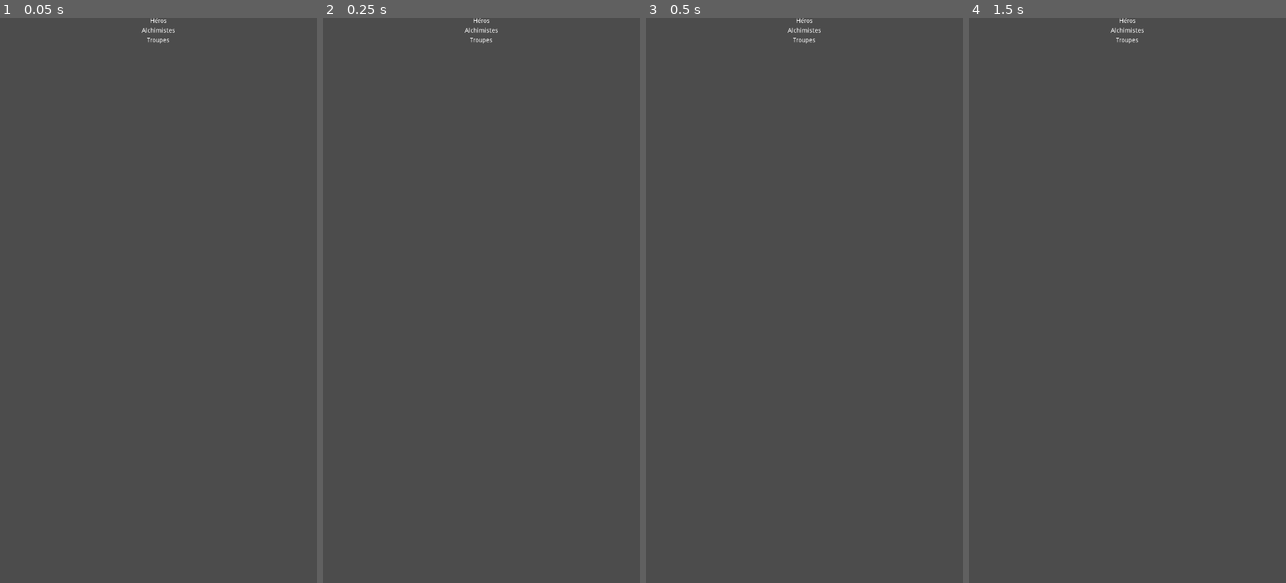
Above: before the commit, frames 1-4 (left to right).
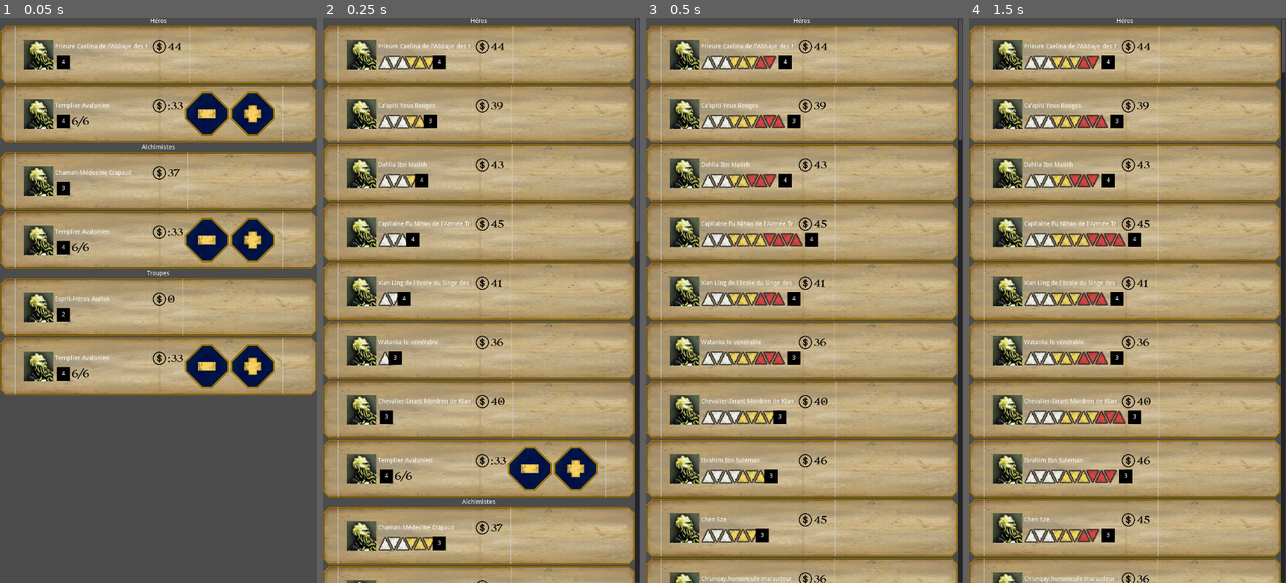
Above: after the commit, the same moments.

Repository: ThomasBouet/Architekt
Game: Godot game, scene res://components/ListProfils.tscn
Two runs of this game, one before a commit and one after it. Both use one fixed random seed, a clock stepped at 60 frames per second and the inputs below.
Inputs:
- Up to frame 1 (0.05 s): no input
- Up to frame 2 (0.25 s): no input
- Up to frame 3 (0.5 s): no input
- Up to frame 4 (1.5 s): no input

The runs differ from the first frame. In frame 1, 60% of the frame differs, in the area x 0-100%, y 1-67%; in frame 2, 93%; in frame 3, 94%; in frame 4, 94%, in the area x 0-100%, y 0-100%.
Error before the commit: Unable to iterate on object of type 'Object'. (res://components/ListProfils.gd:39)

Commit message:
finish health bar and card scripting

Diff:
--- a/components/Carte.gd
+++ b/components/Carte.gd
@@ -1,18 +1,107 @@
 extends PanelContainer
 
 
-# Declare member variables here. Examples:
-# var a = 2
-# var b = "text"
-
+var bodyVisible = false;
+var maxNumber = 0;
+var imgName;
+var shouldInverse = false;
 
 # Called when the node enters the scene tree for the first time.
 func _ready():
 	pass # Replace with function body.
 
-func _setup():
+func _setup(profil, canAdd):
+	# configure the header of the card display
+	# upper part
+	$"MarginContainer/VBoxContainer/Header/PanelContainer/HBoxContainer/BriefSummary/UpperPart/Name".text = profil["Nom"];
+	$"MarginContainer/VBoxContainer/Header/PanelContainer/HBoxContainer/BriefSummary/UpperPart/Cost".text = profil["Cout"];
+	# lower part
+	$"MarginContainer/VBoxContainer/Header/PanelContainer/HBoxContainer/BriefSummary/LowerPart/PA/Label".text = profil["PA"];
+	$"MarginContainer/VBoxContainer/Header/PanelContainer/HBoxContainer/BriefSummary/LowerPart/Number".text = "";
+
+	# display the correct triangle
+	var health = profil["Vie"].split("/");
+	call_deferred("_init_healthBar", health);
+
+	# hide or not the button
+	maxNumber = int(profil["Max"]);
+	if (!canAdd || maxNumber == 0):
+		$"MarginContainer/VBoxContainer/Header/AddButton".visible = false;
+		$"MarginContainer/VBoxContainer/Header/RemoveButton".visible = false;
+
+	# configure the body of the card display
+	# stats
+	$"MarginContainer/VBoxContainer/Body/Stats/COM/HBoxContainer/TextureRect/Value".text = profil["Cbt"];
+	$"MarginContainer/VBoxContainer/Body/Stats/ESP/HBoxContainer/TextureRect/Value".text = profil["Esp"];
+	$"MarginContainer/VBoxContainer/Body/Stats/DEF/HBoxContainer/TextureRect/Value".text = profil["Def"];
+	$"MarginContainer/VBoxContainer/Body/Stats/REF/HBoxContainer/TextureRect/Value".text = profil["Ref"];
+
+	# movements
+	var mvt = profil["Mvt"].split("/");
+	$"MarginContainer/VBoxContainer/Body/Mouvements/Marche/HBoxContainer/Value".text = mvt[0];
+	$"MarginContainer/VBoxContainer/Body/Mouvements/Charge/HBoxContainer/Value".text = mvt[1];
+	$"MarginContainer/VBoxContainer/Body/Mouvements/Course/HBoxContainer/Value".text = mvt[2];
+
+	# competence
+	var comp = profil["Compétences"].replace("/","\r\n") if profil["Compétences"].find("-") == -1 else "";
+	$"MarginContainer/VBoxContainer/Body/CompétencesFormules/Competence/Value".bbcode_text = comp;
+	if (comp == ""):
+		$"MarginContainer/VBoxContainer/Body/CompétencesFormules/Competence".visible = false;
+
+	# formule
+	var form = profil["Compétences"].replace("/","\r\n") if !profil["Compétences"].find("-") == -1 else "";
+	$"MarginContainer/VBoxContainer/Body/CompétencesFormules/Formules/Value".bbcode_text = form;
+	if (form == ""):
+		$"MarginContainer/VBoxContainer/Body/CompétencesFormules/Formules".visible = false;
+
+	imgName = profil["Imgs"];
 	pass;
 
+# display the health bar of each profil correctly
+func _init_healthBar(list):
+	var node = $"MarginContainer/VBoxContainer/Header/PanelContainer/HBoxContainer/BriefSummary/LowerPart/HealthBar";
+	var whites = int(list[0]);
+	var yellows = int(list[1]);
+	var reds = int(list[2]);
+
+	for i in whites:
+		yield(get_tree(), "idle_frame");
+		var triangle = TextureRect.new();
+		yield(get_tree(), "idle_frame");
+		triangle.set_texture(load("res://textures/components/header/white.png"));
+		triangle.set_flip_v(shouldInverse);
+		shouldInverse = !shouldInverse;
+		triangle.expand = true;
+		triangle.stretch_mode = TextureRect.STRETCH_KEEP;
+		triangle.rect_min_size.x = 20;
+		node.add_child(triangle);
+
+	for i in yellows:
+		yield(get_tree(), "idle_frame");
+		var triangle = TextureRect.new();
+		yield(get_tree(), "idle_frame");
+		triangle.set_texture(load("res://textures/components/header/yellow.png"));
+		triangle.set_flip_v(shouldInverse);
+		shouldInverse = !shouldInverse;
+		triangle.expand = true;
+		triangle.stretch_mode = TextureRect.STRETCH_KEEP;
+		triangle.rect_min_size.x = 20;
+		node.add_child(triangle);
+
+	for i in reds:
+		yield(get_tree(), "idle_frame");
+		var triangle = TextureRect.new();
+		yield(get_tree(), "idle_frame");
+		triangle.set_texture(load("res://textures/components/header/red.png"));
+		triangle.set_flip_v(shouldInverse);
+		shouldInverse = !shouldInverse;
+		triangle.expand = true;
+		triangle.stretch_mode = TextureRect.STRETCH_KEEP;
+		triangle.rect_min_size.x = 20;
+		node.add_child(triangle);
+
+	node.get_child(node.get_child_count() - 1).rect_min_size.x = 32;
+	pass
 # Called every frame. 'delta' is the elapsed time since the previous frame.
 #func _process(delta):
 #	pass
--- a/components/Carte.tscn
+++ b/components/Carte.tscn
@@ -35,7 +35,7 @@
 modulate = Color( 0.858824, 0.858824, 0.858824, 1 )
 show_behind_parent = true
 margin_right = 678.0
-margin_bottom = 698.0
+margin_bottom = 130.0
 size_flags_vertical = 3
 texture = ExtResource( 2 )
 patch_margin_left = 65
@@ -45,7 +45,7 @@
 
 [node name="MarginContainer" type="MarginContainer" parent="."]
 margin_right = 678.0
-margin_bottom = 698.0
+margin_bottom = 130.0
 mouse_filter = 1
 custom_constants/margin_right = 20
 custom_constants/margin_left = 20
@@ -53,7 +53,7 @@
 [node name="VBoxContainer" type="VBoxContainer" parent="MarginContainer"]
 margin_left = 20.0
 margin_right = 658.0
-margin_bottom = 698.0
+margin_bottom = 130.0
 size_flags_vertical = 3
 __meta__ = {
 "_edit_use_anchors_": false
@@ -192,6 +192,7 @@
 rect_min_size = Vector2( 30, 0 )
 
 [node name="Body" type="VBoxContainer" parent="MarginContainer/VBoxContainer"]
+visible = false
 margin_top = 134.0
 margin_right = 638.0
 margin_bottom = 698.0
--- a/components/ListProfils.gd
+++ b/components/ListProfils.gd
@@ -27,16 +27,15 @@
 	_createProfilList([troops, TNode]);
 
 
-# Called every frame. 'delta' is the elapsed time since the previous frame.
-#func _process(delta):
-#	pass
-
 # create
 # data [parent node, list, thread exit function signal]
 func _createProfilList(data):
-	var node = data[0];
-	var list = data[1];
+	var node = data[1];
+	var list = data[0];
 	for profil in list:
 		yield(get_tree(), "idle_frame");
 		var child = Profil.instance();
+		child.name = profil["Nom"];
 		node.call_deferred("add_child", child);
+		yield(get_tree(), "idle_frame");
+		child._setup(profil, false);
